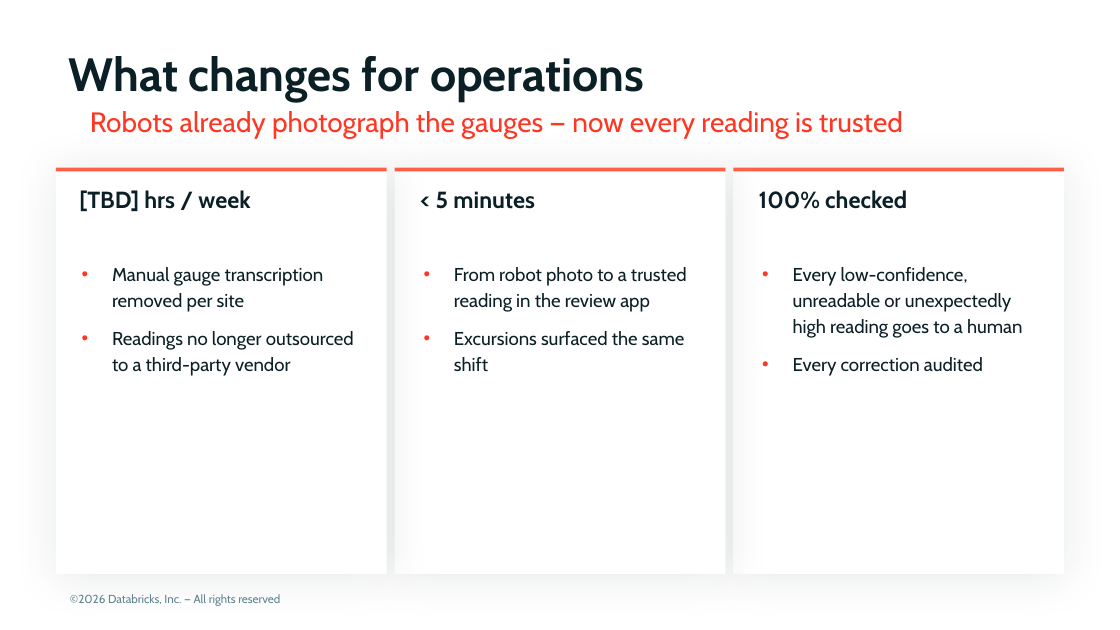
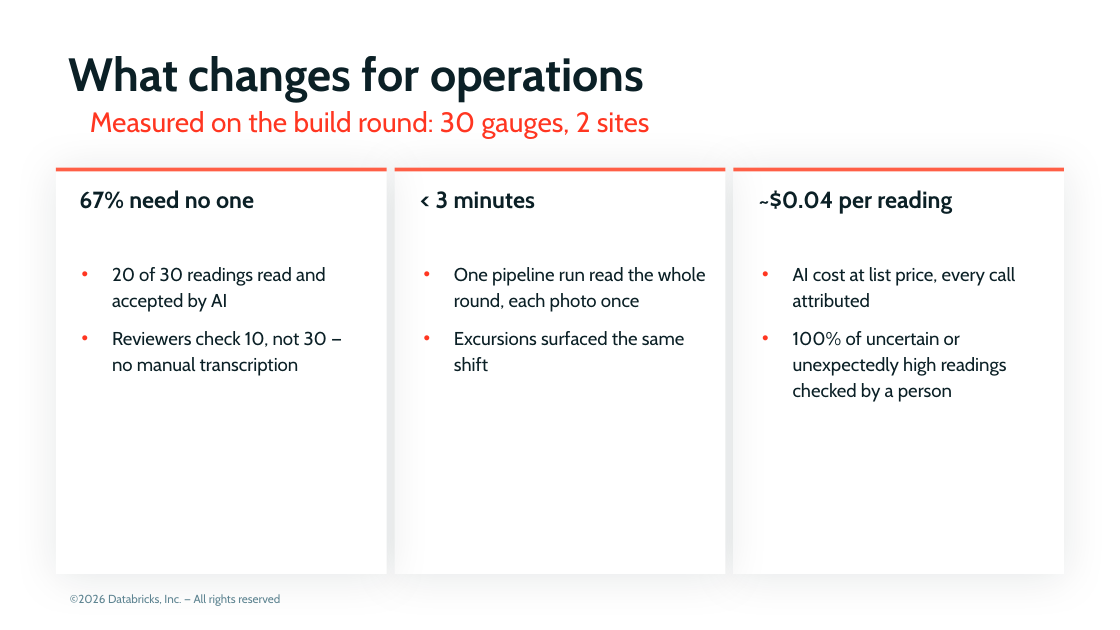
Before and after one commit to admitrewski/pressure-gauge-reader, a slide deck: slide 6 of deck/pressure-gauge-reader.pptx (slide 3 before the commit). Drawn at 1120x630 pixels with LibreOffice and Linux fonts; fonts in the diff are those of the drawing; background and template pictures are left out. Boxes give left, top, right and bottom in pixels: in the first picture for what was removed or moved away, otherwise in the second. Text is boxed around its words. In the diff, an @@ line names an element or a change of style, - is before the commit and + after.

Commit message:
Deck: business context (problem, operator patterns, why now) and measured KPIs
Adds three slides before the solution: why Northbay needs this (analog gauges,
photos are not readings, cost of late readings; ETH Zurich ICRA 2024, Siemens
2024), what we hear from energy operators (anonymised patterns -> answers) and
why now. Outcome cards now use measured build numbers; demo adds the AI model
& usage step; Northbay Energy branding throughout.

```diff
--- a/deck/pressure-gauge-reader.pptx
+++ b/deck/pressure-gauge-reader.pptx
@@ text at (x1=90, y1=111, x2=650, y2=138): text changed @@
-Robots already photograph the gauges — now every reading is trusted
+Measured on the build round: 30 gauges, 2 sites
@@ subtitle at (x1=79, y1=190, x2=254, y2=209): text changed @@
-[TBD] hrs / week
+67% need no one
@@ subtitle at (x1=436, y1=191, x2=536, y2=209): text changed @@
-< 5 minutes
+< 3 minutes
@@ subtitle at (x1=759, y1=190, x2=952, y2=214): text changed @@
-100% checked
+~$0.04 per reading
@@ text at (x1=112, y1=267, x2=328, y2=376): text changed @@
-• Manual gauge transcription removed per site
-• Readings no longer outsourced to a third-party vendor
+• 20 of 30 readings read and accepted by AI
+• Reviewers check 10, not 30 — no manual transcription
@@ text at (x1=454, y1=267, x2=706, y2=312): text changed @@
-• From robot photo to a trusted reading in the review app
+• One pipeline run read the whole round, each photo once
@@ text at (x1=793, y1=267, x2=1015, y2=402): text changed @@
-• Every low-confidence, unreadable or unexpectedly high reading goes to a human
-• Every correction audited
+• AI cost at list price, every call attributed
+• 100% of uncertain or unexpectedly high readings checked by a person
```
Also in this commit, not shown: 5 other slides changed, 3 slides added, 2 other files.
